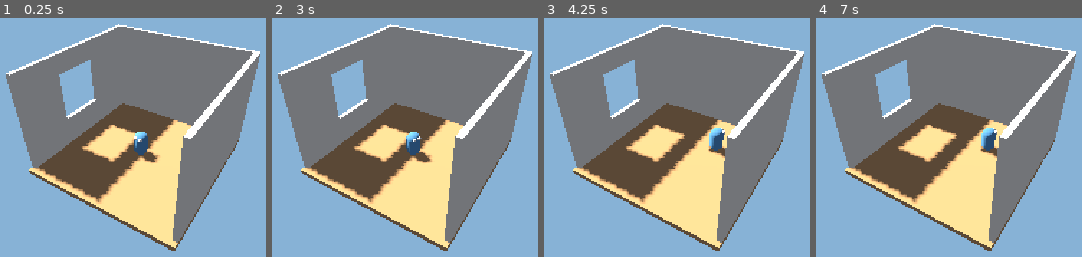
Above: before the commit, frames 1-4 (left to right).
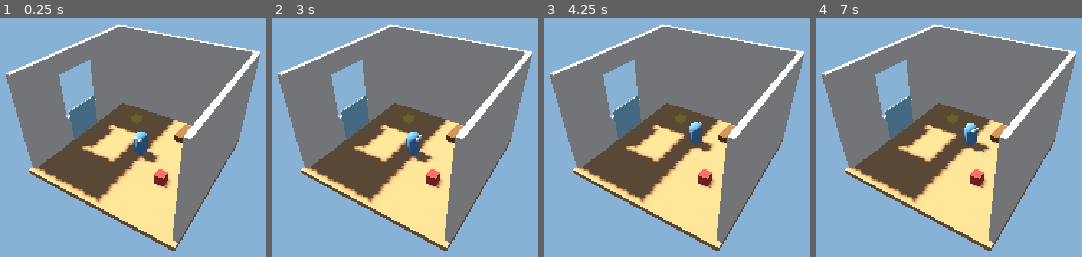
Above: after the commit, the same moments.

Repository: Marcovandelindt/Nook
Game: Godot game, scene res://main.tscn
The game is run twice, just before and just after one commit, with the same random seed, the same clock (stepped at 60 frames per second) and the same inputs.
Inputs:
- Up to frame 1 (0.25 s): no input
- Up to frame 2 (3 s): tap Enter at 0.5, 2 s; tap 1 at 0.6, 2.3, 2.85 s; tap 2 at 0.8, 1.35 s; tap Space at 1.25, 2.75 s; tap 3 at 1.55, 2.1 s
- Up to frame 3 (4.25 s): tap 2 at 3.05, 3.6 s; tap 3 at 3.8 s
- Up to frame 4 (7 s): tap Enter at 4.25 s; tap 3 at 4.35, 6.05, 6.6 s; tap 1 at 4.55, 5.1, 6.8 s; tap Space at 5 s; tap 2 at 5.3, 5.85 s

The runs differ from the first frame. In frame 1, 2.2% of the frame differs, in the area x 25-72%, y 32-72%; in frame 2, 2.4%; in frame 3, 3.4%; in frame 4, 3.3%.

Commit message:
Phase 2: add needs system, utility-AI brain and debug overlay
SimClock (autoload) drives a 10-tick/sec simulation loop with an
adjustable time_scale. Needs tracks energy/hunger/fun/social, each
decaying at a data-defined rate. Brain scores all SmartObjects using
urgency × gain × duration × distance and walks the creature to the
best option; idle/wander has a base score so the creature isn't always
busy. Four room objects (bed, food bowl, toy, window) are defined as
ObjectDefinition resources. Debug overlay (F1) shows all need bars,
current action and last scored candidates; keys 1/2/3 switch time scale.

Co-Authored-By: Claude Sonnet 4.6 <noreply@anthropic.com>

Diff:
--- /dev/null
+++ b/core/sim_clock.gd
@@ -0,0 +1,22 @@
+extends Node
+
+signal ticked(sim_delta: float)
+
+# Simulated seconds that pass per real second.
+# 1 = real-time, 60 = one sim-minute per real second.
+@export var time_scale: float = 1.0
+
+const TICK_RATE: float     = 10.0
+const TICK_INTERVAL: float = 1.0 / TICK_RATE
+
+var sim_time: float = 0.0
+var _acc: float     = 0.0
+
+
+func _process(delta: float) -> void:
+	_acc += delta
+	while _acc >= TICK_INTERVAL:
+		_acc     -= TICK_INTERVAL
+		var sim_delta: float = TICK_INTERVAL * time_scale
+		sim_time += sim_delta
+		ticked.emit(sim_delta)
--- a/creature/creature.gd
+++ b/creature/creature.gd
@@ -2,6 +2,7 @@
 extends Node3D
 
 signal state_changed(new_state: int)
+signal arrived  # fired when a brain-commanded walk_to target is reached
 
 enum State { IDLE, WALKING }
 
@@ -17,9 +18,10 @@
 var state: State  = State.IDLE
 var speed: float  = 0.0
 
-var _target: Vector3   = Vector3.ZERO
-var _idle_timer: float = 0.0
-var _facing: float     = 0.0
+var _target: Vector3     = Vector3.ZERO
+var _idle_timer: float   = 0.0
+var _facing: float       = 0.0
+var _brain_walk: bool    = false  # true when walking to a brain-commanded position
 
 
 func _ready() -> void:
@@ -32,11 +34,29 @@
 		State.WALKING: _tick_walk(delta)
 
 
+# --- Brain commands ---
+
+func command_walk_to(target: Vector3) -> void:
+	_target     = target
+	_brain_walk = true
+	_set_state(State.WALKING)
+
+
+# Release brain control; creature resumes random wandering.
+func command_wander() -> void:
+	_brain_walk = false
+	_pick_idle()
+	if state != State.WALKING:
+		_set_state(State.IDLE)
+
+
+# --- Internal ---
+
 func _tick_idle(delta: float) -> void:
 	speed = move_toward(speed, 0.0, ACCEL * delta)
 	_idle_timer -= delta
 	if _idle_timer <= 0.0:
-		_start_walk()
+		_start_wander()
 
 
 func _tick_walk(delta: float) -> void:
@@ -46,23 +66,29 @@
 
 	if dist < ARRIVE_DIST:
 		speed = 0.0
-		_set_state(State.IDLE)
-		_pick_idle()
+		if _brain_walk:
+			_brain_walk    = false
+			_idle_timer    = INF  # stay put until Brain calls command_wander()
+			_set_state(State.IDLE)
+			arrived.emit()
+		else:
+			_set_state(State.IDLE)
+			_pick_idle()
 		return
 
 	# Decelerate in the last 0.5 m so it doesn't overshoot
 	var desired: float = WALK_SPEED if dist > 0.5 else WALK_SPEED * (dist / 0.5)
 	speed = move_toward(speed, desired, ACCEL * delta)
 
-	var dir: Vector3 = diff.normalized()
+	var dir: Vector3        = diff.normalized()
 	var target_angle: float = atan2(dir.x, dir.z)
 	_facing = lerp_angle(_facing, target_angle, TURN_SPEED * delta)
 
-	position += Vector3(sin(_facing), 0.0, cos(_facing)) * speed * delta
+	position  += Vector3(sin(_facing), 0.0, cos(_facing)) * speed * delta
 	rotation.y = _facing
 
 
-func _start_walk() -> void:
+func _start_wander() -> void:
 	_target = Vector3(
 		randf_range(-WANDER_X, WANDER_X),
 		0.0,
--- a/main.gd
+++ b/main.gd
@@ -1,8 +1,13 @@
 extends Node3D
 
-const RoomView     := preload("res://room/room_view.gd")
-const Creature     := preload("res://creature/creature.gd")
-const CreatureView := preload("res://creature/creature_view.gd")
+const RoomView        := preload("res://room/room_view.gd")
+const Creature        := preload("res://creature/creature.gd")
+const CreatureView    := preload("res://creature/creature_view.gd")
+const Needs           := preload("res://sim/needs.gd")
+const Brain           := preload("res://sim/brain.gd")
+const SmartObject     := preload("res://objects/smart_object.gd")
+const ObjectDefinition := preload("res://objects/object_definition.gd")
+const DebugOverlay    := preload("res://ui/debug_overlay.gd")
 
 
 func _ready() -> void:
@@ -10,7 +15,9 @@
 	_setup_camera()
 	_setup_lighting()
 	_add_room()
-	_add_creature()
+	_add_objects()
+	var creature: Creature = _add_creature()
+	_add_brain(creature)
 
 
 func _setup_world() -> void:
@@ -47,8 +54,71 @@
 	add_child(room)
 
 
-func _add_creature() -> void:
+func _add_objects() -> void:
+	# Bed — recovers energy
+	var bed_def := ObjectDefinition.new()
+	bed_def.label          = "Bed"
+	bed_def.interact_offset = Vector3(0.0, 0.0, 0.9)
+	bed_def.use_duration   = 1800.0
+	bed_def.gains          = {"energy": 0.055}
+	bed_def.color          = Color(0.55, 0.38, 0.22)
+	bed_def.mesh_size      = Vector3(1.4, 0.3, 1.0)
+	_spawn_object(bed_def, Vector3(1.5, 0.0, -2.0))
+
+	# Food bowl — recovers hunger
+	var food_def := ObjectDefinition.new()
+	food_def.label          = "Food bowl"
+	food_def.interact_offset = Vector3(0.0, 0.0, 0.5)
+	food_def.use_duration   = 120.0
+	food_def.gains          = {"hunger": 0.5}
+	food_def.color          = Color(0.85, 0.80, 0.25)
+	food_def.mesh_size      = Vector3(0.4, 0.2, 0.4)
+	_spawn_object(food_def, Vector3(-1.5, 0.0, -2.0))
+
+	# Toy — recovers fun
+	var toy_def := ObjectDefinition.new()
+	toy_def.label          = "Toy"
+	toy_def.interact_offset = Vector3(0.0, 0.0, 0.4)
+	toy_def.use_duration   = 300.0
+	toy_def.gains          = {"fun": 0.2}
+	toy_def.color          = Color(0.90, 0.28, 0.28)
+	toy_def.mesh_size      = Vector3(0.4, 0.4, 0.4)
+	_spawn_object(toy_def, Vector3(1.5, 0.0, 1.0))
+
+	# Window — recovers fun and social
+	var win_def := ObjectDefinition.new()
+	win_def.label          = "Window"
+	win_def.interact_offset = Vector3(0.6, 0.0, 0.0)
+	win_def.use_duration   = 180.0
+	win_def.gains          = {"fun": 0.1, "social": 0.2}
+	win_def.color          = Color(0.60, 0.85, 0.95)
+	win_def.mesh_size      = Vector3(0.05, 1.5, 1.6)
+	_spawn_object(win_def, Vector3(-3.0, 0.0, 0.0))
+
+
+func _spawn_object(definition: ObjectDefinition, pos: Vector3) -> void:
+	var obj := SmartObject.new()
+	obj.definition = definition
+	obj.position   = pos
+	add_child(obj)
+
+
+func _add_creature() -> Creature:
 	var creature := Creature.new()
 	var view     := CreatureView.new()
 	creature.add_child(view)
 	add_child(creature)
+	return creature
+
+
+func _add_brain(creature: Creature) -> void:
+	var needs   := Needs.new()
+	var brain   := Brain.new()
+	var overlay := DebugOverlay.new()
+
+	add_child(needs)
+	add_child(brain)
+	add_child(overlay)
+
+	brain.setup(creature, needs)
+	overlay.setup(needs, brain)
--- /dev/null
+++ b/objects/object_definition.gd
@@ -0,0 +1,18 @@
+class_name ObjectDefinition
+extends Resource
+
+@export var label: String = ""
+
+# Where the creature stands relative to the object's origin.
+@export var interact_offset: Vector3 = Vector3.ZERO
+
+# How long one use-session lasts in simulated seconds.
+@export var use_duration: float = 120.0
+
+# Gains applied to needs per simulated second while in use.
+# Keys are StringNames matching Needs properties: "energy", "hunger", "fun", "social".
+@export var gains: Dictionary = {}
+
+# Visual placeholder for phase 2.
+@export var color: Color      = Color.WHITE
+@export var mesh_size: Vector3 = Vector3(0.5, 0.5, 0.5)
--- /dev/null
+++ b/objects/smart_object.gd
@@ -0,0 +1,30 @@
+class_name SmartObject
+extends Node3D
+
+const ObjectDefinition := preload("res://objects/object_definition.gd")
+
+@export var definition: ObjectDefinition
+
+
+func _ready() -> void:
+	add_to_group("smart_objects")
+	if definition != null:
+		_build_visual()
+
+
+func get_interact_position() -> Vector3:
+	if definition == null:
+		return global_position
+	return global_position + definition.interact_offset
+
+
+func _build_visual() -> void:
+	var mi   := MeshInstance3D.new()
+	var mesh := BoxMesh.new()
+	mesh.size = definition.mesh_size
+	mi.mesh = mesh
+	mi.position.y = definition.mesh_size.y * 0.5
+	var mat := StandardMaterial3D.new()
+	mat.albedo_color = definition.color
+	mi.material_override = mat
+	add_child(mi)
--- a/project.godot
+++ b/project.godot
@@ -25,6 +25,10 @@
 
 3d/physics_engine="Jolt Physics"
 
+[autoload]
+
+SimClock="*res://core/sim_clock.gd"
+
 [rendering]
 
 rendering_device/driver.windows="d3d12"
--- /dev/null
+++ b/sim/brain.gd
@@ -0,0 +1,116 @@
+class_name Brain
+extends Node
+
+const Creature    := preload("res://creature/creature.gd")
+const Needs       := preload("res://sim/needs.gd")
+const SmartObject := preload("res://objects/smart_object.gd")
+
+# Base score for the "just wander" option.
+# Objects need to beat this to be chosen.
+const IDLE_SCORE: float    = 10.0
+const EVAL_INTERVAL: float = 30.0  # simulated seconds between re-evaluations
+
+var last_scores: Array[Dictionary] = []
+
+var _needs: Needs
+var _creature: Creature
+var _current_object: SmartObject = null
+var _using: bool      = false
+var _use_elapsed: float = 0.0
+var _eval_timer: float  = 0.0
+
+
+func setup(creature: Creature, needs: Needs) -> void:
+	_creature = creature
+	_needs    = needs
+	_creature.arrived.connect(_on_arrived)
+
+
+func _ready() -> void:
+	SimClock.ticked.connect(_on_tick)
+
+
+func get_status() -> String:
+	if _using and _current_object != null:
+		return "Using %s (%.0f / %.0f s)" % [
+			_current_object.definition.label,
+			_use_elapsed,
+			_current_object.definition.use_duration,
+		]
+	if _current_object != null:
+		return "Walking to %s" % _current_object.definition.label
+	return "Wandering"
+
+
+func _on_tick(sim_delta: float) -> void:
+	if _using:
+		_tick_use(sim_delta)
+	elif _current_object == null:
+		_eval_timer += sim_delta
+		if _eval_timer >= EVAL_INTERVAL:
+			_eval_timer = 0.0
+			_evaluate()
+
+
+func _tick_use(sim_delta: float) -> void:
+	for need_name: String in _current_object.definition.gains:
+		var gain: float = _current_object.definition.gains[need_name]
+		_needs.apply_gain(need_name, gain * sim_delta)
+
+	_use_elapsed += sim_delta
+	if _use_elapsed >= _current_object.definition.use_duration:
+		_end_use()
+
+
+func _end_use() -> void:
+	_using        = false
+	_use_elapsed  = 0.0
+	_current_object = null
+	_creature.command_wander()
+	_eval_timer = EVAL_INTERVAL  # re-evaluate on next tick
+
+
+func _evaluate() -> void:
+	var objects: Array[Node] = get_tree().get_nodes_in_group("smart_objects")
+	var best_score: float    = IDLE_SCORE
+	var best_object: SmartObject = null
+	last_scores = []
+
+	for node: Node in objects:
+		var obj: SmartObject = node as SmartObject
+		if obj == null or obj.definition == null:
+			continue
+		var score: float = _score(obj)
+		last_scores.append({"label": obj.definition.label, "score": score})
+		if score > best_score:
+			best_score  = score
+			best_object = obj
+
+	last_scores.append({"label": "Wander", "score": IDLE_SCORE})
+	last_scores.sort_custom(func(a: Dictionary, b: Dictionary) -> bool:
+		return a["score"] > b["score"]
+	)
+
+	if best_object != null:
+		_current_object = best_object
+		_creature.command_walk_to(best_object.get_interact_position())
+
+
+# score = Σ (urgency × gain_per_sec × duration) × distance_factor × noise
+func _score(obj: SmartObject) -> float:
+	var need_score: float = 0.0
+	for need_name: String in obj.definition.gains:
+		var urgency: float   = _needs.urgency(need_name)
+		var gain: float      = obj.definition.gains[need_name]
+		need_score += urgency * gain * obj.definition.use_duration
+
+	var dist: float          = _creature.global_position.distance_to(obj.get_interact_position())
+	var dist_factor: float   = 1.0 / (1.0 + dist)
+	var noise: float         = randf_range(0.9, 1.1)
+	return need_score * dist_factor * noise
+
+
+func _on_arrived() -> void:
+	if _current_object != null:
+		_using       = true
+		_use_elapsed = 0.0
--- /dev/null
+++ b/sim/needs.gd
@@ -0,0 +1,56 @@
+class_name Needs
+extends Node
+
+signal changed(need: StringName, value: float)
+
+# Decay rates in units per simulated second.
+# Full drain from 100 → 0 takes: 100 / rate seconds of sim-time.
+@export var energy_decay: float = 100.0 / (16.0 * 3600.0)  # empties in 16 sim-hours
+@export var hunger_decay: float = 100.0 / ( 8.0 * 3600.0)  # empties in  8 sim-hours
+@export var fun_decay:    float = 100.0 / ( 4.0 * 3600.0)  # empties in  4 sim-hours
+@export var social_decay: float = 100.0 / ( 6.0 * 3600.0)  # empties in  6 sim-hours
+
+var energy: float = 80.0
+var hunger: float = 70.0
+var fun:    float = 60.0
+var social: float = 65.0
+
+
+func _ready() -> void:
+	SimClock.ticked.connect(_on_tick)
+
+
+func _on_tick(sim_delta: float) -> void:
+	_decay(&"energy", energy_decay, sim_delta)
+	_decay(&"hunger", hunger_decay, sim_delta)
+	_decay(&"fun",    fun_decay,    sim_delta)
+	_decay(&"social", social_decay, sim_delta)
+
+
+func get_value(need: StringName) -> float:
+	return get(need)
+
+
+func apply_gain(need: StringName, amount: float) -> void:
+	var new_val: float = clampf(get_value(need) + amount, 0.0, 100.0)
+	set(need, new_val)
+	changed.emit(need, new_val)
+
+
+# Non-linear urgency: a need at 0% is much more urgent than one at 50%.
+# Returns 0 when the need is full, 1 when completely empty.
+func urgency(need: StringName) -> float:
+	var v: float = get_value(need) / 100.0
+	return (1.0 - v) * (1.0 - v)
+
+
+func get_mood() -> float:
+	return (energy + hunger + fun + social) / 4.0
+
+
+func _decay(need: StringName, rate: float, sim_delta: float) -> void:
+	var old: float    = get_value(need)
+	var new_val: float = clampf(old - rate * sim_delta, 0.0, 100.0)
+	set(need, new_val)
+	if old != new_val:
+		changed.emit(need, new_val)
--- /dev/null
+++ b/ui/debug_overlay.gd
@@ -0,0 +1,75 @@
+class_name DebugOverlay
+extends CanvasLayer
+
+const Needs := preload("res://sim/needs.gd")
+const Brain := preload("res://sim/brain.gd")
+
+var _label: Label
+var _needs: Needs
+var _brain: Brain
+
+
+func setup(needs: Needs, brain: Brain) -> void:
+	_needs = needs
+	_brain = brain
+
+
+func _ready() -> void:
+	_label = Label.new()
+	_label.position = Vector2(10.0, 10.0)
+	_label.add_theme_font_size_override("font_size", 14)
+	_label.modulate = Color(1.0, 1.0, 0.5)
+	add_child(_label)
+	visible = false
+
+
+func _process(_delta: float) -> void:
+	if visible and _needs != null:
+		_label.text = _build_text()
+
+
+func _unhandled_input(event: InputEvent) -> void:
+	if not (event is InputEventKey):
+		return
+	var key: InputEventKey = event as InputEventKey
+	if not key.pressed or key.echo:
+		return
+	match key.keycode:
+		KEY_F1:
+			visible = not visible
+		KEY_1:
+			SimClock.time_scale = 1.0
+		KEY_2:
+			SimClock.time_scale = 10.0
+		KEY_3:
+			SimClock.time_scale = 60.0
+
+
+func _build_text() -> String:
+	var ts: float = SimClock.time_scale
+	var lines: PackedStringArray
+	lines.append("=== NOOK DEBUG  [F1 hide] ===")
+	lines.append("Time scale: %.0fx    [1] 1x  [2] 10x  [3] 60x" % ts)
+	lines.append("")
+	lines.append("NEEDS")
+	lines.append("  energy  %s" % _bar(_needs.energy))
+	lines.append("  hunger  %s" % _bar(_needs.hunger))
+	lines.append("  fun     %s" % _bar(_needs.fun))
+	lines.append("  social  %s" % _bar(_needs.social))
+	lines.append("  mood    %s" % _bar(_needs.get_mood()))
+	lines.append("")
+	lines.append("ACTION: %s" % _brain.get_status())
+	if not _brain.last_scores.is_empty():
+		lines.append("")
+		lines.append("LAST SCORES")
+		for entry: Dictionary in _brain.last_scores:
+			lines.append("  %-12s  %.2f" % [entry["label"], entry["score"]])
+	return "\n".join(lines)
+
+
+func _bar(value: float) -> String:
+	var filled: int = clampi(roundi(value / 10.0), 0, 10)
+	var bar: String = ""
+	for i: int in range(10):
+		bar += "█" if i < filled else "░"
+	return "[%s] %5.1f" % [bar, value]
